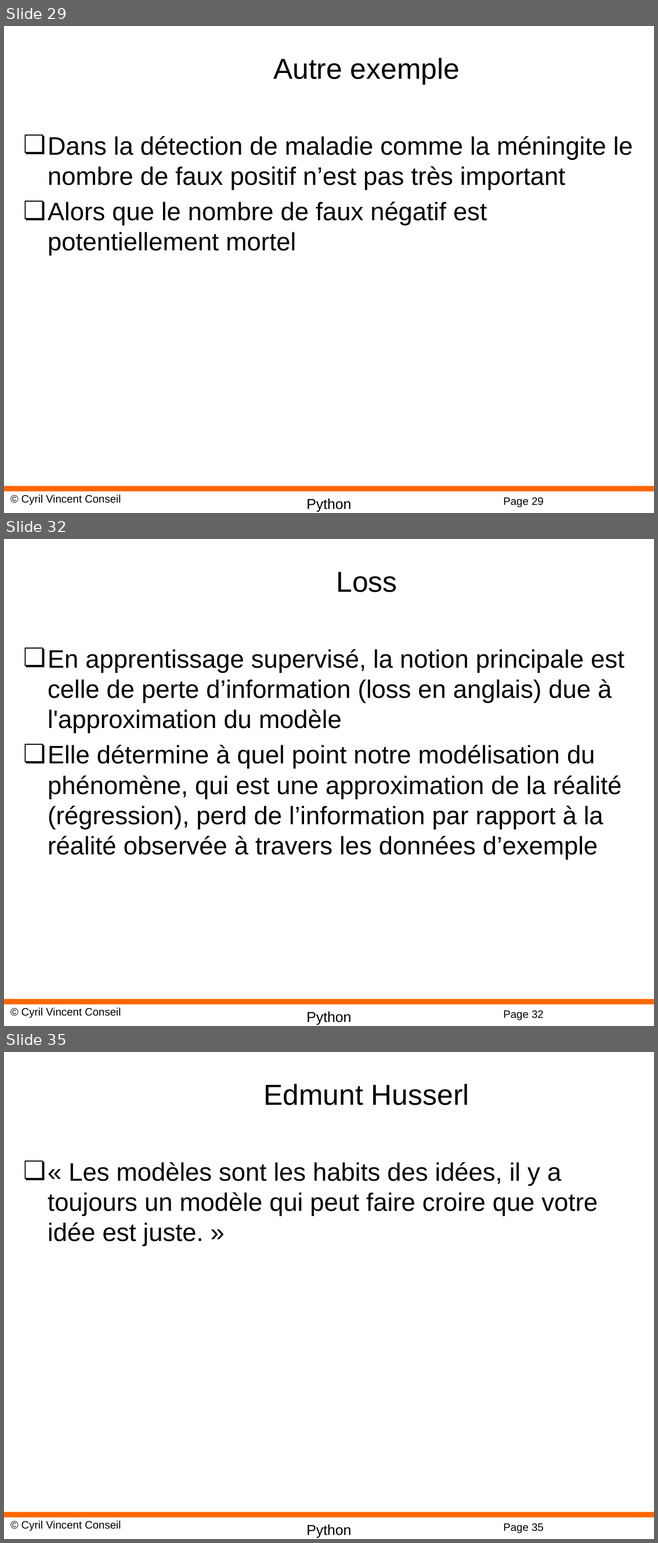
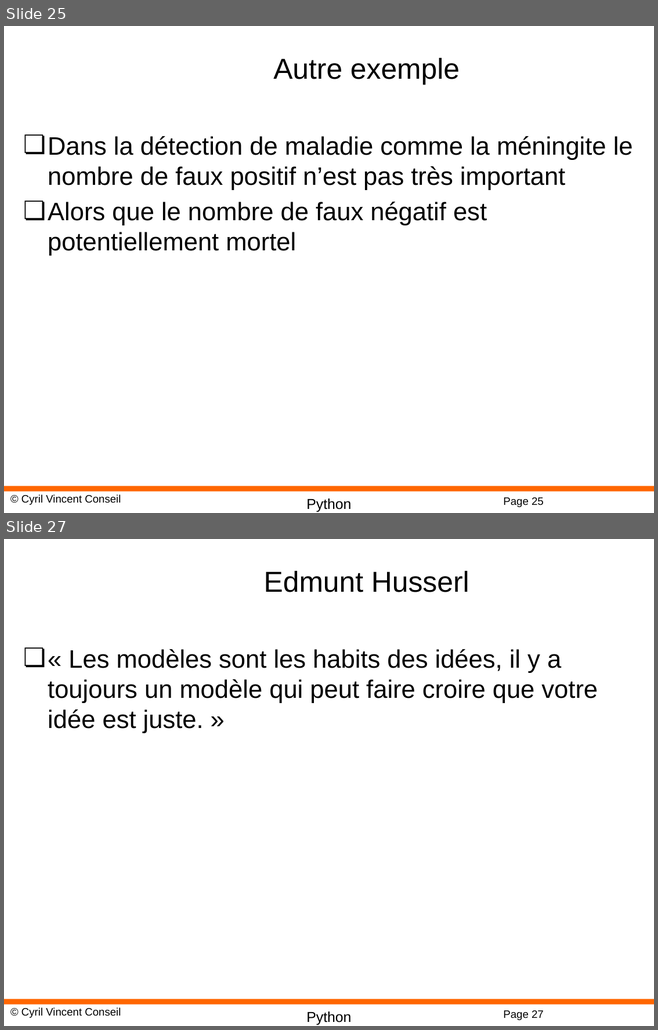
Before and after one commit to cyrilvincent/IA-LLM, a slide deck: AI04-MachineLearning.pptx. Shown one above the other, each under a label of ours: slides 29, 32 and 35 before the commit, slides 25 and 27 after it; the slides between them are not shown. The pictures are 658x1543 and 658x1030 pixels, drawn with LibreOffice and Linux fonts; fonts in the diff are those of the drawing; background and template pictures are left out. Boxes give left, top, right and bottom in pixels: in the first picture for what was removed or moved away, otherwise in the second. Text is boxed around its words. In the diff, an @@ line names an element or a change of style, - is before the commit and + after.

```diff
--- a/AI04-MachineLearning.pptx
+++ b/AI04-MachineLearning.pptx
@@ slide 32 removed at [4,539,654,1026], background #FFFFFF; not listed: 4 template elements that a slide beside it also shows @@
@@ title removed at [336,571,397,592] @@
-Loss
@@ text removed at [48,649,624,860] @@
-❏ En apprentissage supervisé, la notion principale est celle de perte d’information (loss en anglais) due à l'approximation du modèle
-❏ Elle détermine à quel point notre modélisation du phénomène, qui est une approximation de la réalité (régression), perd de l’information par rapport à la réalité observée à travers les données d’exemple
@@ what was slide 29 is now slide 25 @@
@@ page number at [503,498,543,507]: text changed @@
-Page 29
+Page 25
@@ what was slide 35 is now slide 27 @@
@@ page number at [503,1011,543,1020]: text changed @@
-Page 35
+Page 27
```
Also in this commit, not shown: 2 slides changed, 19 other slides removed, 15 other files.
